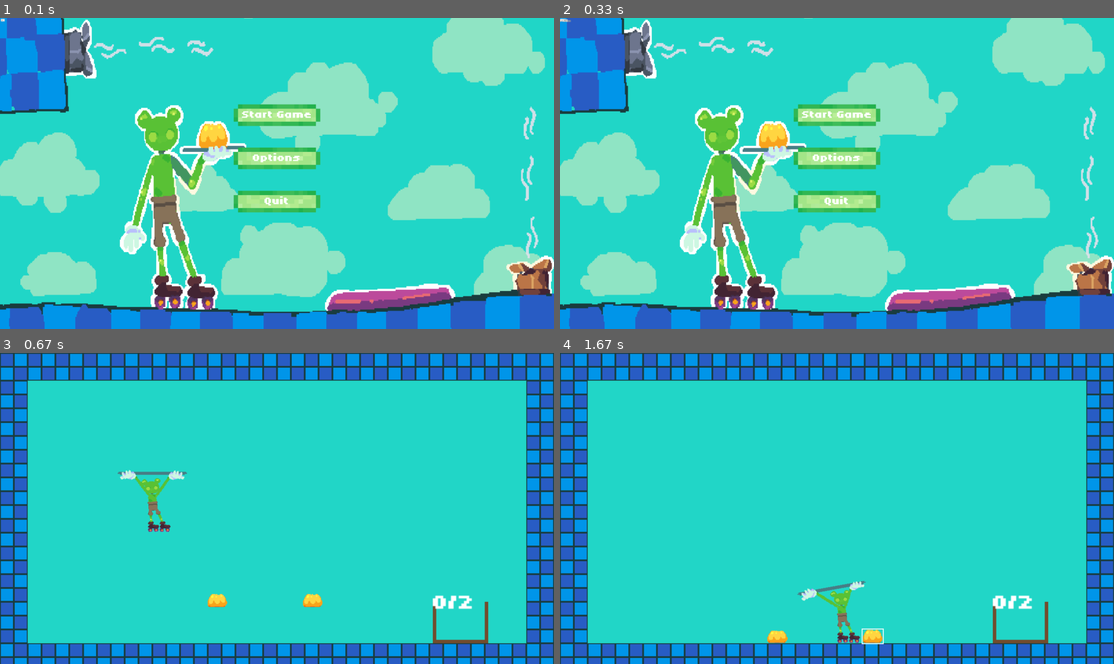
Above: before the commit, frames 1-4 (two rows, left to right).
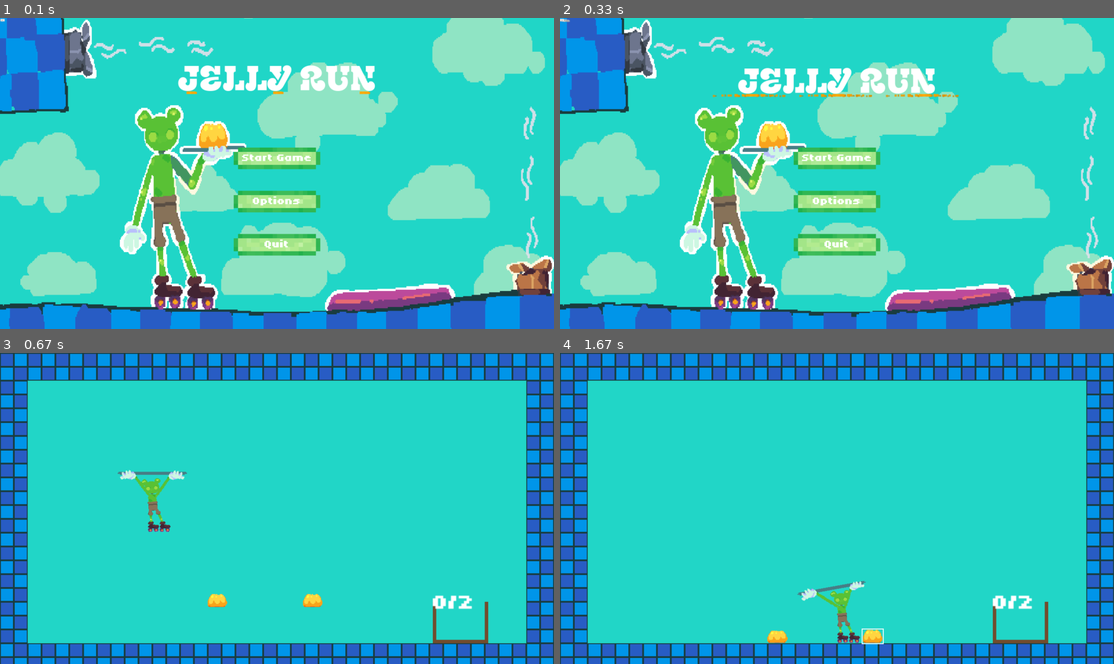
Above: after the commit, the same moments.

Repository: Aurnyxci/LOVE-Jam-2026-B
Game: LÖVE game, started from Love Jam 2026B/main.lua
The game is run twice, just before and just after one commit, with the same random seed, the same clock (stepped at 60 frames per second) and the same inputs.
Inputs (mouse positions are in pixels of both pictures, inside the frame that each line leads up to):
- Up to frame 1 (0.1 s): no input
- Up to frame 2 (0.33 s): no input
- Up to frame 3 (0.67 s): click "Start Game" at 0.38 s
- Up to frame 4 (1.67 s): hold D 0.67-1.13 s; move the mouse to (837, 530) at 0.7 s; hold D 1.17-1.63 s

The runs differ from the first frame. In frame 1, 4.3% of the frame differs, in the area x 0-68%, y 0-77%; in frame 2, 4.5%, in the area x 0-72%, y 0-77%; in frame 3, nothing differs; in frame 4, nothing differs.

Commit message:
added main menu title

Diff:
--- a/Love Jam 2026B/menus/main_menu.lua
+++ b/Love Jam 2026B/menus/main_menu.lua
@@ -2,6 +2,11 @@
 
 function menu:enter()
     particles:enter()
+
+    self.titleFont = love.graphics.newFont(
+        "assets/fonts/Exile-Regular.ttf",
+        80
+    )
 
     self.titleBackground = love.graphics.newImage("/assets/backgrounds/main_menu_placeholderbg.png") --short function for big image path
 
@@ -10,22 +15,22 @@
     self.buttons = {
         {
             text = "Start Game",  --start game button data
-            x = (screenWidth / 2) - 100, --screenwidth with half of the button's width taken off
-            y = 200,
+            x = (screenWidth / 2) - 100, --screenWidth with half of the button's width taken off
+            y = 300,
             w = 200,
             h = 50
         },
         {
             text = "Options",
             x = (screenWidth / 2) - 100,
-            y = 300,
+            y = 400,
             w = 200,
             h = 50
         },
         {
             text = "Quit",  --quit button data
             x = (screenWidth / 2) - 100,
-            y = 400,
+            y = 500,
             w = 200,
             h = 50
         }
@@ -46,6 +51,20 @@
     local bgh = love.graphics.getHeight() / self.titleBackground:getHeight()
 
     love.graphics.draw(self.titleBackground, 0, 0, 0, bgw, bgh) --draw background
+
+    local y = 100 + math.sin(love.timer.getTime() * 2) * 15
+    love.graphics.setColor(1, 1, 1, 1)
+    love.graphics.setFont(self.titleFont)
+    love.graphics.printf(
+        "JELLY RUN",
+        0,
+        y,
+        screenWidth,
+        "center"
+    )
+    love.graphics.draw(mtp, (screenWidth / 2) - 200, y + 85)
+    love.graphics.draw(mtp, (screenWidth / 2), y + 85)
+    love.graphics.draw(mtp, (screenWidth / 2) + 200, y + 85)
 
     for _, button in ipairs(self.buttons) do --iterates through the data table
 
--- a/Love Jam 2026B/particles.lua
+++ b/Love Jam 2026B/particles.lua
@@ -46,16 +46,33 @@
 
 end
 
+local function menuTitleParticles()
+    local mtpIMAGE = love.graphics.newImage("assets/sprites/particles/menuTitleParticles.png")
+    mtp = love.graphics.newParticleSystem(mtpIMAGE)
+
+    mtp:setParticleLifetime(0.5, 1.5)
+    mtp:setEmissionRate(200)
+    mtp:setSizes(1.5, 0)
+    mtp:setLinearAcceleration(50, 50, 50, 50)
+    mtp:setSpeed(-400, 400)
+    mtp:setColors(
+        1, 1, 1, 1,
+        0.3, 0.3, 0.3, 0
+    )
+end
+
 function particles:enter()
     yellowJellySplat1()
     menuMouseParticles()
     fanWindUp()
+    menuTitleParticles()
 end
 
 function particles:update(dt)
     yjs1:update(dt)
     mmp:update(dt)
     fwu:update(dt)
+    mtp:update(dt)
 end
 
 
Binary file added: Love Jam 2026B/assets/fonts/Exile-Regular.ttf
Binary file added: Love Jam 2026B/assets/sprites/particles/menuTitleParticles.png
